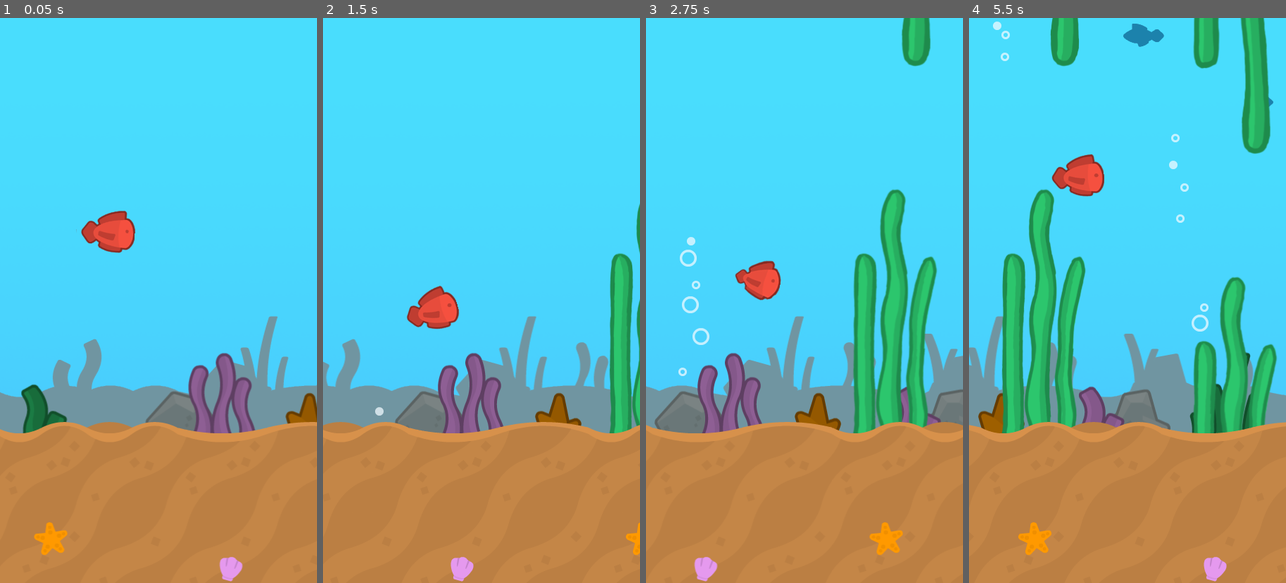
Above: before the commit, frames 1-4 (left to right).
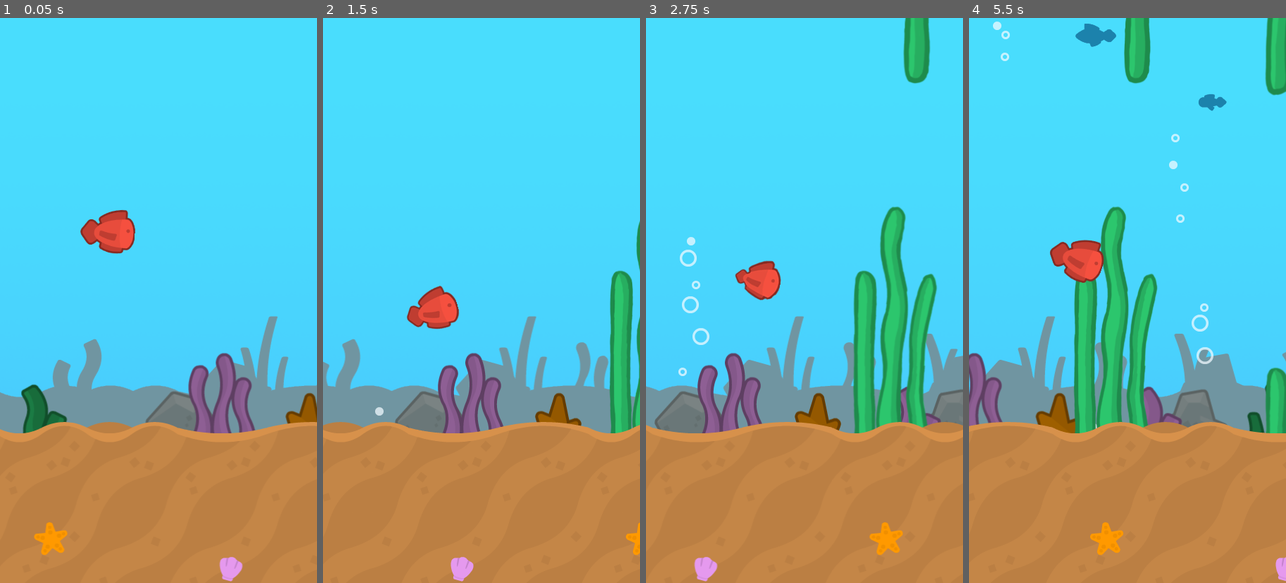
Above: after the commit, the same moments.

Repository: AndyStubbs/FloppyFish
Game: Godot game, scene res://Game/game.tscn
The game is run twice, just before and just after one commit, with the same random seed, the same clock (stepped at 60 frames per second) and the same inputs. This scene is started directly instead of the project's main scene.
Inputs:
- Up to frame 1 (0.05 s): no input
- Up to frame 2 (1.5 s): tap Space (swim) at 0.6, 1.35 s
- Up to frame 3 (2.75 s): tap Space (swim) at 2.1 s
- Up to frame 4 (5.5 s): tap Space (swim) every 0.75 s from 2.85 to 5.1 s

The runs differ from the first frame. In frame 1, 0.2% of the frame differs, in the area x 24-43%, y 34-42%; in frame 2, 0.8%; in frame 3, 3.1%; in frame 4, 31%, in the area x 0-100%, y 0-100%.

Commit message:
Added hit response

Diff:
--- a/Project/Game/back_fish.gd
+++ b/Project/Game/back_fish.gd
@@ -23,11 +23,17 @@
 
 
 func _ready():
+	GameManager.on_game_over.connect( on_game_over )
 	randomize()
 	texture = images[ randi() % images.size() ]
 	width = texture.get_width() * scale.x
 	elapsed = randf_range( -1, 1 )
 	speed = SPEED * randf_range( 0.95, 1 )
+
+	# Double the speed of the fish after floppy gets hit
+	if not GameManager.get_is_active():
+		speed *= 2
+
 	wobble = WOBBLE * randf_range( 0.8, 1 )
 	wobble_speed = WOBBLE_SPEED * randf_range( 0.8, 1 )
 	start_y = position.y
@@ -45,3 +51,7 @@
 	position.x -= speed * delta
 	if position.x < -width:
 		queue_free()
+
+
+func on_game_over():
+	speed *= 2
--- a/Project/Game/fish_spawner.gd
+++ b/Project/Game/fish_spawner.gd
@@ -2,7 +2,6 @@
 
 var fish_scene = preload( "res://Game/back_fish.tscn" )
 
-@onready var fish_timer = $"../FishTimer"
 
 func _ready():
 	create_school()
--- a/Project/Game/floppy.gd
+++ b/Project/Game/floppy.gd
@@ -1,11 +1,15 @@
 extends CharacterBody2D
+
+signal was_hit
 
 @onready var gravity = ProjectSettings.get_setting(
 	"physics/2d/default_gravity"
 )
 
+
 const ROTATION_FACTOR = 0.001
 const FLOP_SPEED = -400
+var is_active = true
 
 func _physics_process( delta ):
 	if Input.is_action_just_pressed( "swim" ):
@@ -17,3 +21,15 @@
 	rotation = rotation_target
 
 	move_and_slide()
+
+	if is_on_floor():
+		_on_was_hit()
+
+
+func _on_was_hit():
+	if not is_active:
+		return
+	is_active = false
+	set_physics_process( false )
+	$AnimatedSprite2D.stop()
+	GameManager.stop_game()
--- a/Project/Game/game.tscn
+++ b/Project/Game/game.tscn
@@ -172,13 +172,14 @@
 script = ExtResource("7_dbnsu")
 
 [node name="SpawnUpper" type="Marker2D" parent="SeaweedSpawner"]
-position = Vector2(600, 335)
+position = Vector2(600, 350)
 
 [node name="SpawnLower" type="Marker2D" parent="SeaweedSpawner"]
-position = Vector2(600, 660)
+position = Vector2(600, 710)
 
 [node name="Floppy" type="CharacterBody2D" parent="." groups=["Floppy"]]
 position = Vector2(150, 300)
+collision_mask = 6
 script = ExtResource("2_tqpfe")
 
 [node name="Sprite2D" type="Sprite2D" parent="Floppy"]
@@ -193,7 +194,7 @@
 scale = Vector2(0.65, 0.65)
 sprite_frames = SubResource("SpriteFrames_2detr")
 autoplay = "default"
-frame_progress = 0.682685
+frame_progress = 0.0491932
 
 [node name="GroundScroller" type="Node2D" parent="."]
 position = Vector2(0, 700)
@@ -208,7 +209,8 @@
 texture = ExtResource("2_ptqlc")
 
 [node name="Ground" type="StaticBody2D" parent="."]
-position = Vector2(0, 700)
+position = Vector2(0, 701)
+collision_layer = 4
 
 [node name="CollisionShape2D" type="CollisionShape2D" parent="Ground"]
 position = Vector2(225.5, -5)
@@ -225,6 +227,7 @@
 wait_time = 3.0
 autostart = true
 
+[connection signal="was_hit" from="Floppy" to="Floppy" method="_on_was_hit"]
 [connection signal="timeout" from="FishTimer" to="FishSpawner" method="_on_fish_timer_timeout"]
 [connection signal="timeout" from="BubbleTimer" to="BubbleSpawner" method="_on_bubble_timeout"]
 [connection signal="timeout" from="SeaweedTimer" to="SeaweedSpawner" method="_on_seaweed_timer_timeout"]
--- a/Project/Game/scroller.gd
+++ b/Project/Game/scroller.gd
@@ -3,14 +3,13 @@
 
 @export var speed_scale = 1.0
 
-@onready var speed = GameManager.get_speed()
 @onready var left_texture = $LeftTexture
 @onready var right_texture = $RightTexture
 @onready var width = left_texture.texture.get_width() * left_texture.scale.x
 
 
 func _process( delta ):
-	left_texture.position.x -= speed * speed_scale * delta
+	left_texture.position.x -= GameManager.get_speed() * speed_scale * delta
 	if left_texture.position.x < -( width / 2 ):
 		left_texture.position.x += width
 	right_texture.position.x = left_texture.position.x + width
--- a/Project/Game/seaweed_pair.gd
+++ b/Project/Game/seaweed_pair.gd
@@ -1,8 +1,27 @@
 extends Node2D
 
 
-@onready var speed = GameManager.get_speed()
+func _ready():
+	GameManager.on_game_over.connect( on_game_over )
 
 
 func _process( delta ):
-	position.x -= speed * delta
+	position.x -= GameManager.get_speed() * delta
+	if position.x < -200:
+		queue_free()
+
+
+func _on_seaweed_top_body_entered( body ):
+	print( "Hit top" )
+	if body.is_in_group( GameManager.GROUP_FLOPPY ):
+		body.was_hit.emit()
+
+
+func _on_seaweed_bottom_body_entered( body ):
+	print( "Hit bottom" )
+	if body.is_in_group( GameManager.GROUP_FLOPPY ):
+		body.was_hit.emit()
+
+
+func on_game_over():
+	set_process( false )
--- a/Project/Game/seaweed_pair.tscn
+++ b/Project/Game/seaweed_pair.tscn
@@ -9,6 +9,7 @@
 
 [node name="SeaweedTop" type="Area2D" parent="."]
 position = Vector2(0, -500)
+collision_layer = 2
 
 [node name="Sprite2D" type="Sprite2D" parent="SeaweedTop"]
 texture = ExtResource("1_y1ni0")
@@ -24,3 +25,6 @@
 
 [node name="CollisionPolygon2D" type="CollisionPolygon2D" parent="SeaweedBottom"]
 polygon = PackedVector2Array(-57, 61, -56, -17, -56, -63, -53, -79, -49, -87, -40, -88, -35, -87, -29, -80, -25, -67, - …(215 unchanged characters)…
+
+[connection signal="body_entered" from="SeaweedTop" to="." method="_on_seaweed_top_body_entered"]
+[connection signal="body_entered" from="SeaweedBottom" to="." method="_on_seaweed_bottom_body_entered"]
--- a/Project/Game/seaweed_spawner.gd
+++ b/Project/Game/seaweed_spawner.gd
@@ -4,8 +4,10 @@
 var seaweed_pair_scene = preload( "res://Game/seaweed_pair.tscn" )
 @onready var spawn_upper = $SpawnUpper
 @onready var spawn_lower = $SpawnLower
+@onready var seaweed_timer = $"../SeaweedTimer"
 
 func _ready():
+	GameManager.on_game_over.connect( on_game_over )
 	spawn_seaweed_pair()
 
 
@@ -17,3 +19,7 @@
 
 func _on_seaweed_timer_timeout():
 	spawn_seaweed_pair()
+
+
+func on_game_over():
+	seaweed_timer.stop()
--- a/Project/Shared/game_manager.gd
+++ b/Project/Shared/game_manager.gd
@@ -1,8 +1,22 @@
 extends Node
 
+signal on_game_over
 
 const SPEED = 90.0
 const GROUP_FLOPPY = "Floppy"
 
+var _speed = SPEED
+var _is_active = true
+
+
 func get_speed():
-	return SPEED
+	return _speed
+
+
+func stop_game():
+	_speed = 0
+	on_game_over.emit()
+
+
+func get_is_active():
+	return _is_active
--- a/Project/project.godot
+++ b/Project/project.godot
@@ -37,6 +37,12 @@
 ]
 }
 
+[layer_names]
+
+2d_physics/layer_1="Player"
+2d_physics/layer_2="Seaweed"
+2d_physics/layer_3="Ground"
+
 [rendering]
 
 renderer/rendering_method="gl_compatibility"
Binary file changed: Project/Assets/seaweedGreen2.png
Not shown, changed: Assets/seaweedGreen2.png
